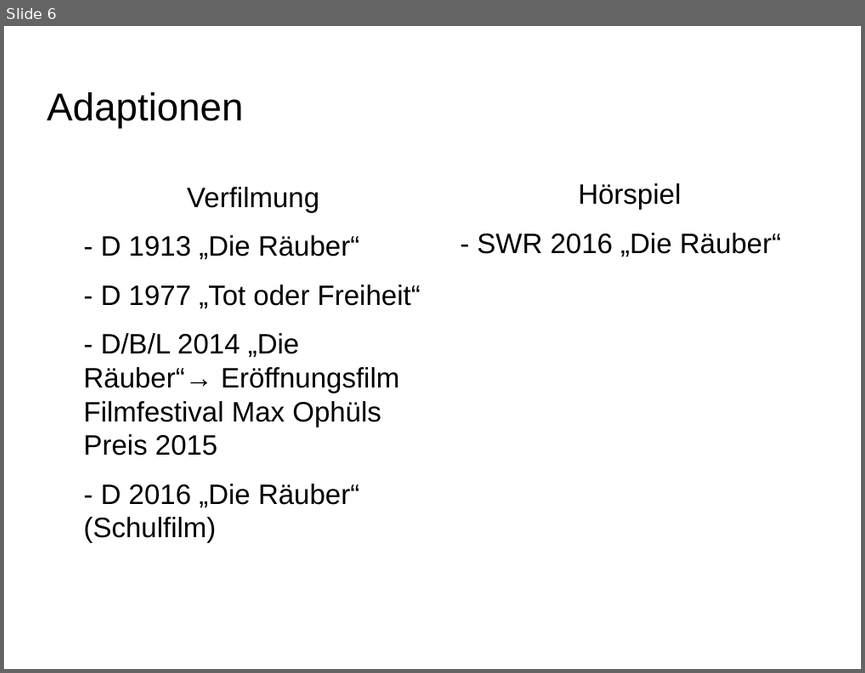
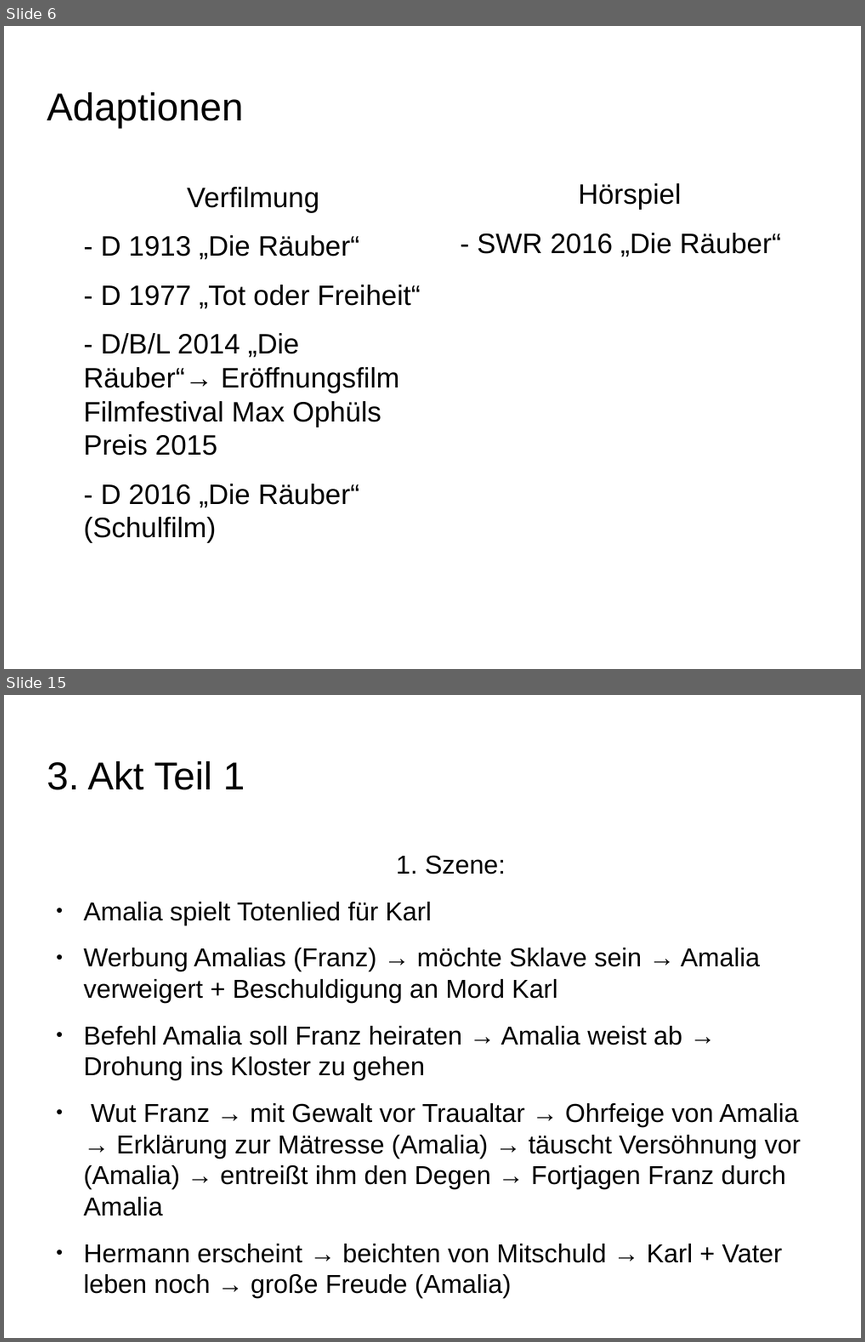
Before and after one commit to Galaxyqasar/Schule, a slide deck: Vortraege/Die_R-uber/Die_Raeuber.odp. Shown one above the other, each under a label of ours: slide 6 before the commit, slides 6 and 15 after it; the slides between them are not shown. The pictures are 865x673 and 865x1342 pixels, drawn with LibreOffice and Linux fonts; fonts in the diff are those of the drawing; background and template pictures are left out. Boxes give left, top, right and bottom in pixels: in the first picture for what was removed or moved away, otherwise in the second. Text is boxed around its words. In the diff, an @@ line names an element or a change of style, - is before the commit and + after.

```diff
--- a/Vortraege/Die_R-uber/Die_Raeuber.odp
+++ b/Vortraege/Die_R-uber/Die_Raeuber.odp
@@ slide 15 added at (4,695,861,1338), background picture (left out) @@
@@ title added at (46,761,245,790), 36 pt, text #000000 @@
+3. Akt Teil 1
@@ text added at (84,855,800,1298), 24.1 pt, text #000000 @@
+1. Szene:
+● Amalia spielt Totenlied für Karl
+● Werbung Amalias (Franz) → möchte Sklave sein → Amalia verweigert + Beschuldigung an Mord Karl
+● Befehl Amalia soll Franz heiraten → Amalia weist ab → Drohung ins Kloster zu gehen
+● Wut Franz → mit Gewalt vor Traualtar → Ohrfeige von Amalia → Erklärung zur Mätresse (Amalia) → täuscht Versöhnung vor (Amalia) → entreißt ihm den Degen → Fortjagen Franz durch Amalia
+● Hermann erscheint → beichten von Mitschuld → Karl + Vater leben noch → große Freude (Amalia)
```
Also in this commit, not shown: 2 slides changed, 15 other slides added.
